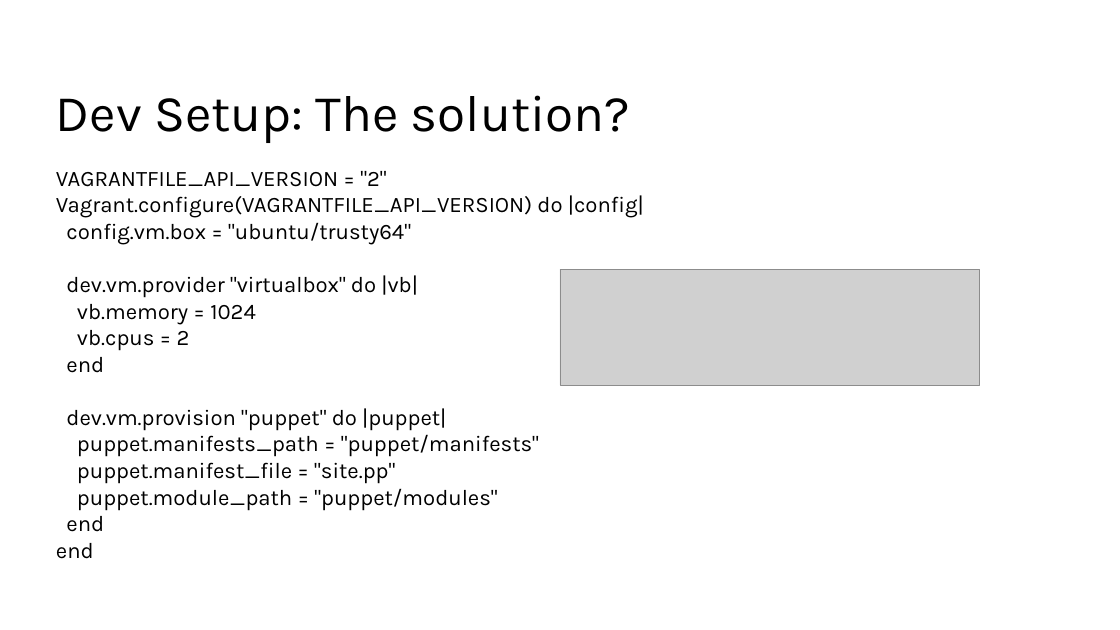
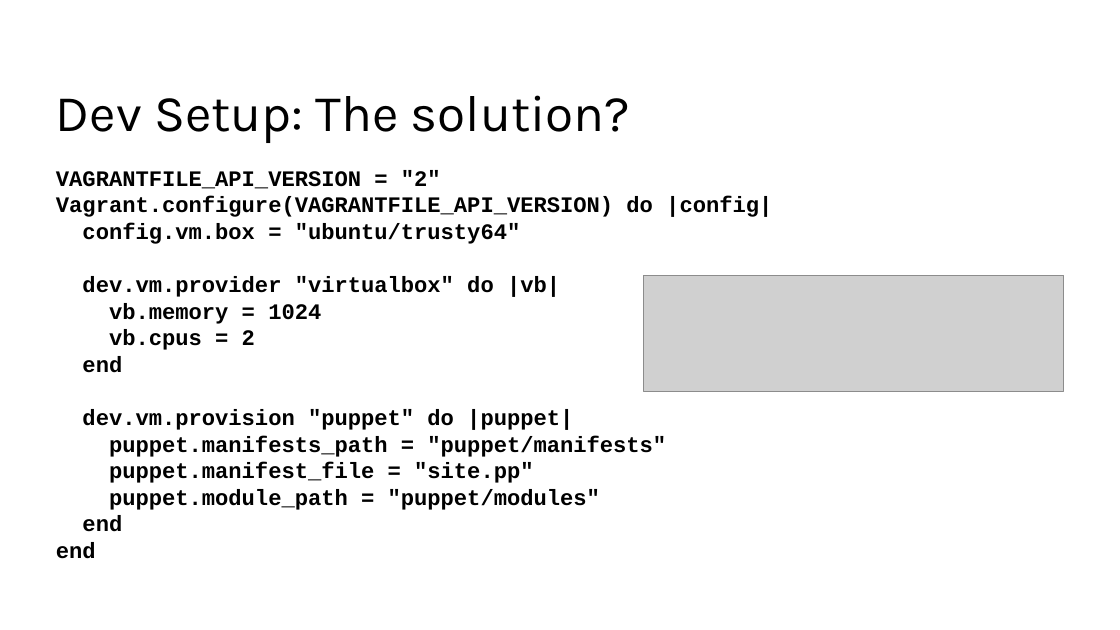
Before and after one commit to justin522/VirtualWhiteboard, a slide deck: slide 21 of Virtual Whiteboard.pptx (slide 18 before the commit). Drawn at 1120x630 pixels with LibreOffice and Linux fonts; fonts in the diff are those of the drawing; grey boxes stand for pictures; background and template pictures are left out. Boxes give left, top, right and bottom in pixels: in the first picture for what was removed or moved away, otherwise in the second. Text is boxed around its words. In the diff, an @@ line names an element or a change of style, - is before the commit and + after.

```diff
--- a/Virtual Whiteboard.pptx
+++ b/Virtual Whiteboard.pptx
@@ text "VAGRANTFILE_API_VERSION = "2"" at <box>56,170,772,559</box>: font Karla to Courier New, bold on @@
@@ picture: place and size @@
-picture at <box>560,269,981,385</box>
+picture at <box>644,275,1065,391</box>
```
Also in this commit, not shown: 7 other slides changed, 3 slides added, 1 other file.
